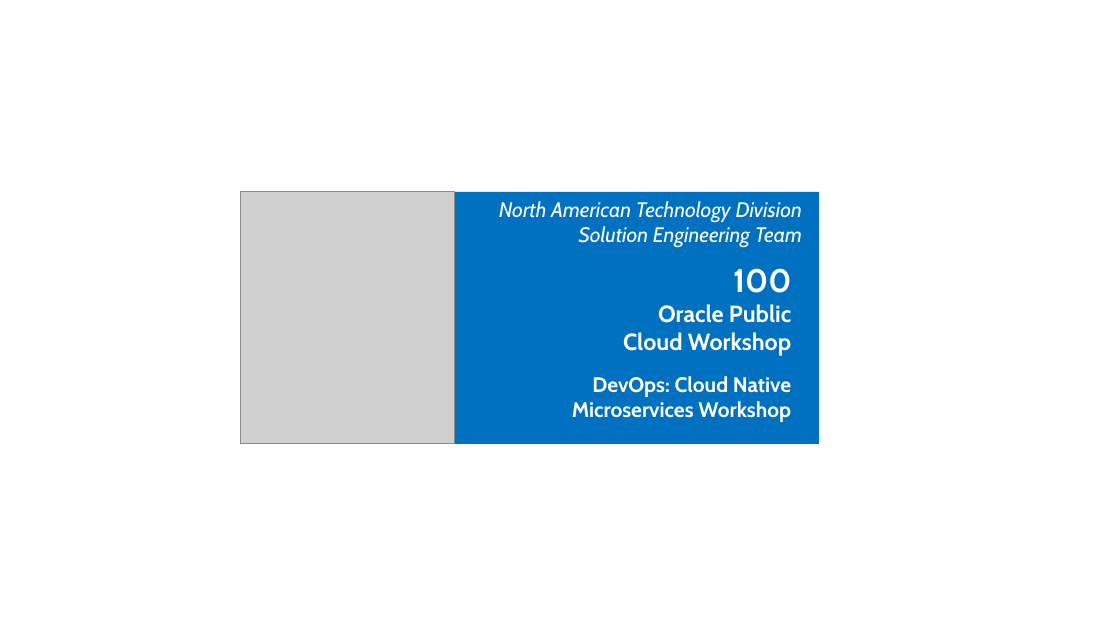
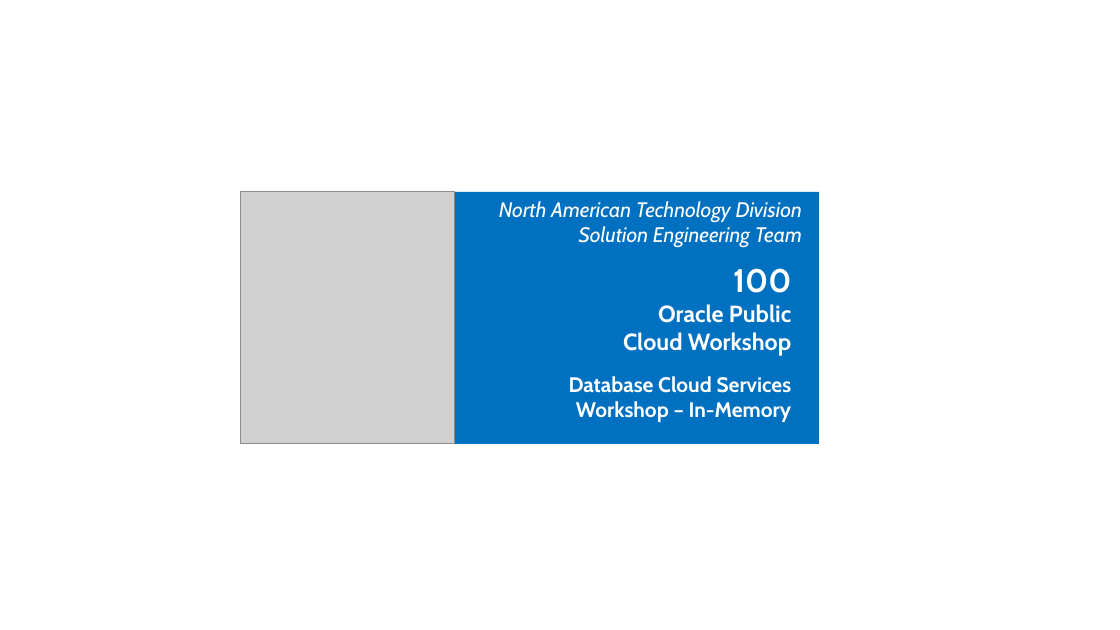
Before and after one commit to sadhanaavasarala/learning-library, a slide deck: slide 1 of dbcs-inmem/WorkshopHeader.pptx. Drawn at 1120x630 pixels with LibreOffice and Linux fonts; fonts in the diff are those of the drawing; grey boxes stand for pictures. Boxes give left, top, right and bottom in pixels: in the first picture for what was removed or moved away, otherwise in the second. Text is boxed around its words. In the diff, an @@ line names an element or a change of style, - is before the commit and + after.

```diff
--- a/dbcs-inmem/WorkshopHeader.pptx
+++ b/dbcs-inmem/WorkshopHeader.pptx
@@ text at (x1=569, y1=376, x2=792, y2=422): text changed @@
-DevOps: Cloud Native
-Microservices Workshop
+Database Cloud Services
+Workshop – In-Memory
```
Also in this commit, not shown: 2 other files.
